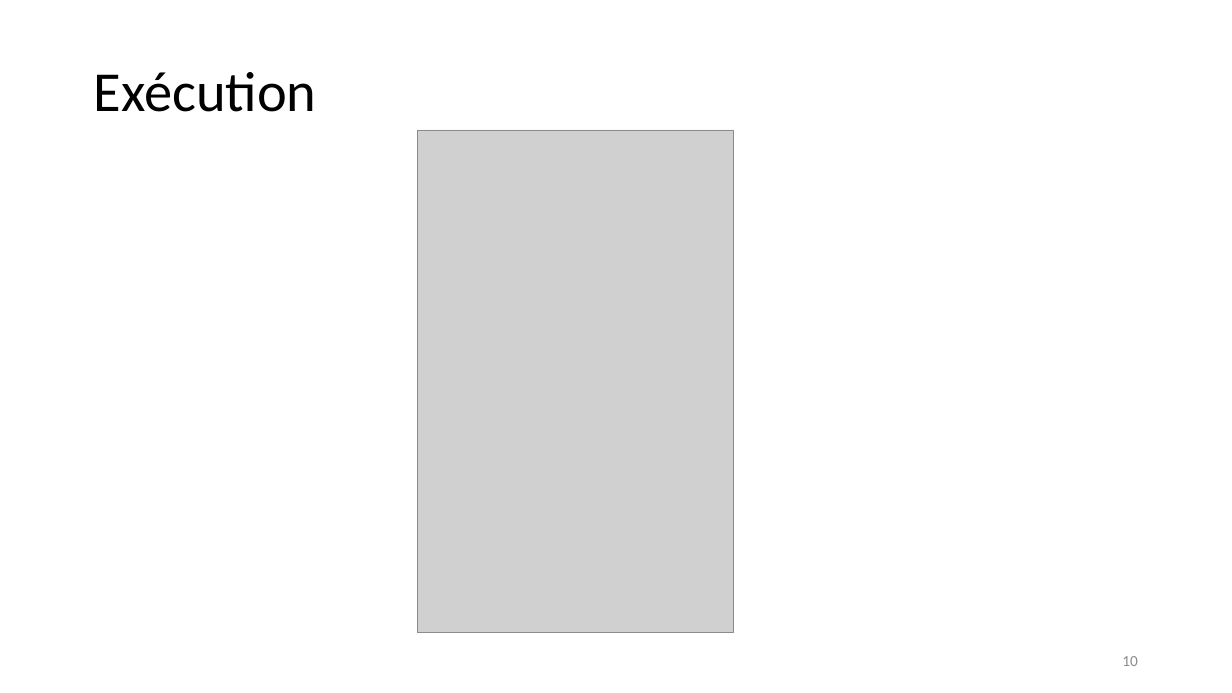
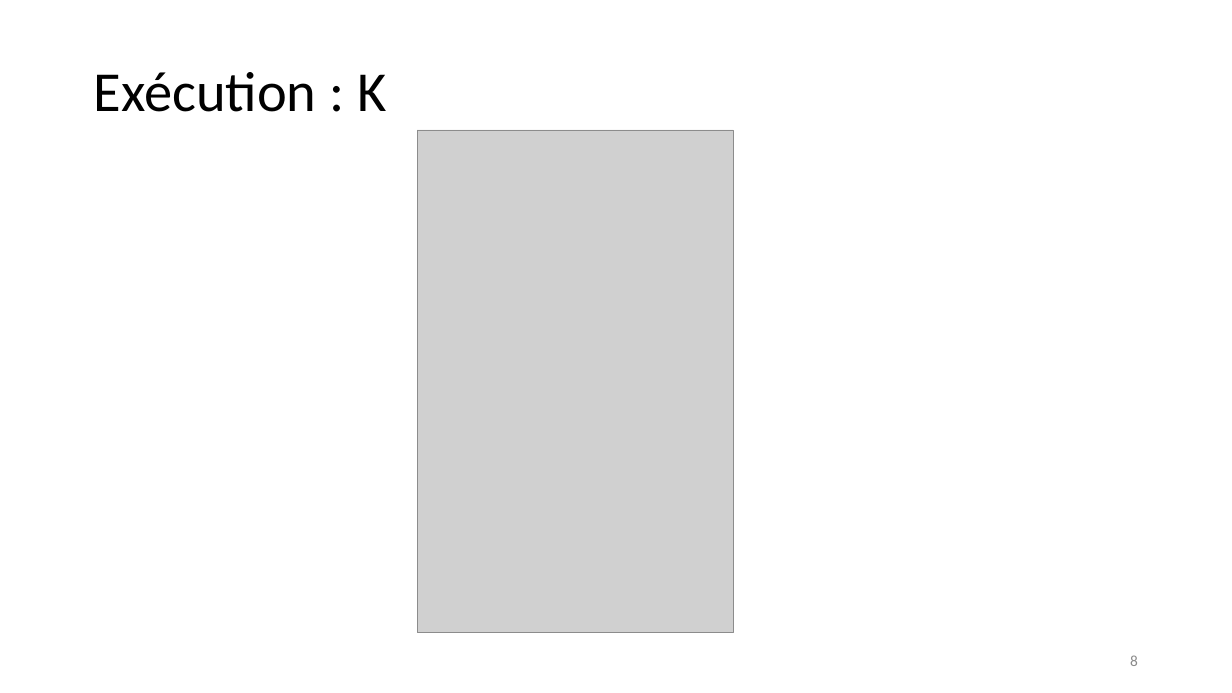
Before and after one commit to jeromelane/WeatherCheckingRpi, a slide deck: slide 8 of weathercheckingrpi/doc/Presentations/projet_meteo_JL_KG_24042019v3.pptx (slide 10 before the commit). Drawn at 1232x693 pixels with LibreOffice and Linux fonts; fonts in the diff are those of the drawing; grey boxes stand for pictures. Boxes give left, top, right and bottom in pixels: in the first picture for what was removed or moved away, otherwise in the second. Text is boxed around its words. In the diff, an @@ line names an element or a change of style, - is before the commit and + after.

```diff
--- a/weathercheckingrpi/doc/Presentations/projet_meteo_JL_KG_24042019v3.pptx
+++ b/weathercheckingrpi/doc/Presentations/projet_meteo_JL_KG_24042019v3.pptx
@@ text at (x1=94, y1=72, x2=386, y2=112): text changed @@
-Exécution
+Exécution : K
@@ page number at (x1=1130, y1=655, x2=1138, y2=666): text changed @@
-10
+8
```
Also in this commit, not shown: 3 other slides changed, 1 slide added, 38 other files.
